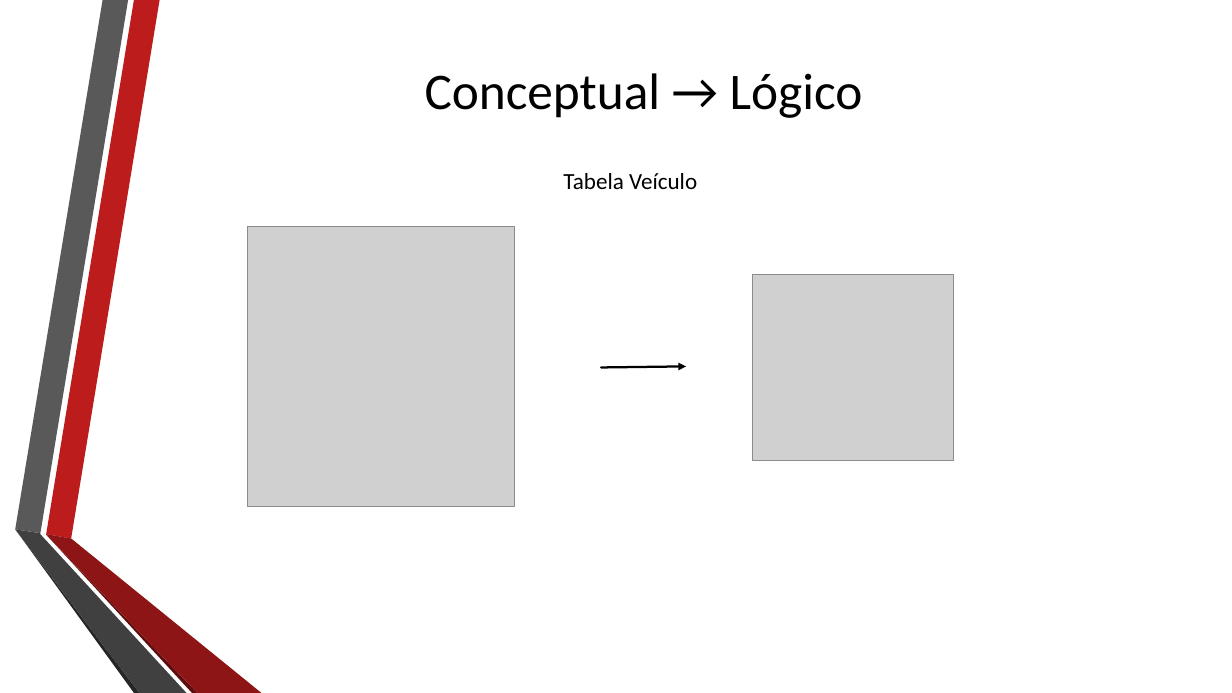
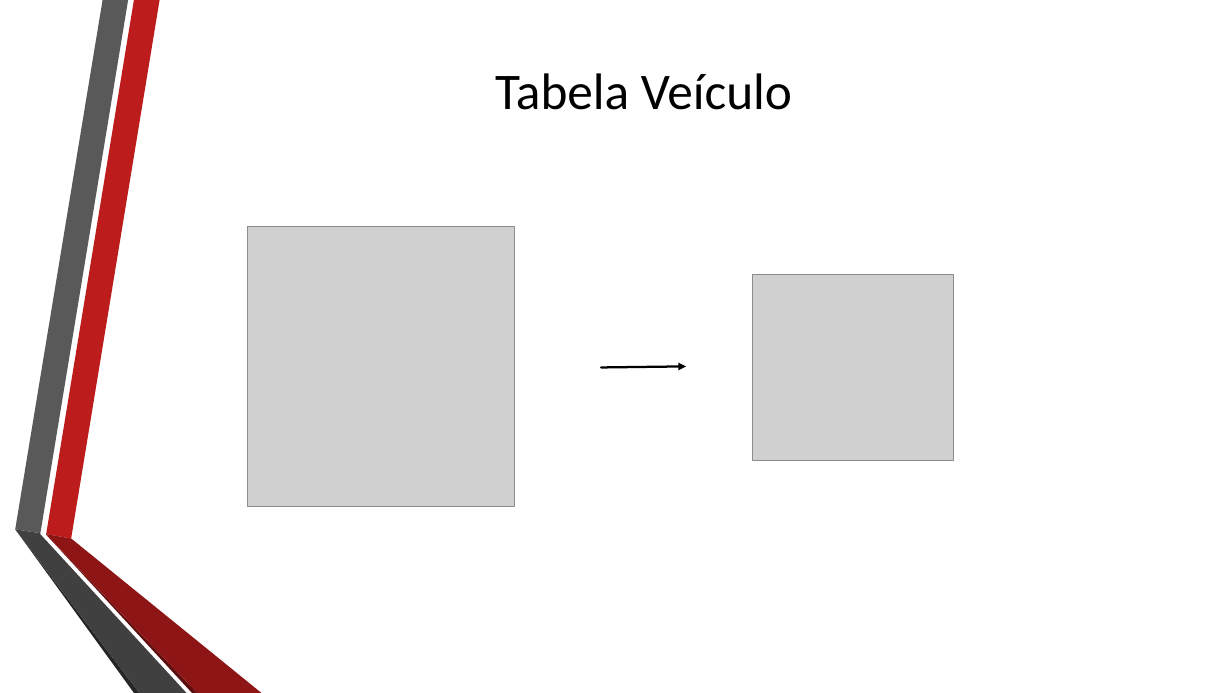
Before and after one commit to tdaa/Database-Project, a slide deck: slide 11 of Apresentação/Oficina.pptx. Drawn at 1232x693 pixels with LibreOffice and Linux fonts; fonts in the diff are those of the drawing; grey boxes stand for pictures; background and template pictures are left out. Boxes give left, top, right and bottom in pixels: in the first picture for what was removed or moved away, otherwise in the second. Text is boxed around its words. In the diff, an @@ line names an element or a change of style, - is before the commit and + after.

```diff
--- a/Apresentação/Oficina.pptx
+++ b/Apresentação/Oficina.pptx
@@ title at (495,73,792,110): text changed @@
-Conceptual → Lógico
+Tabela Veículo
@@ text removed at (563,173,697,189) @@
-Tabela Veículo
```
Also in this commit, not shown: 4 other slides changed, 1 slide added, 2 slides removed, 1 other file.
